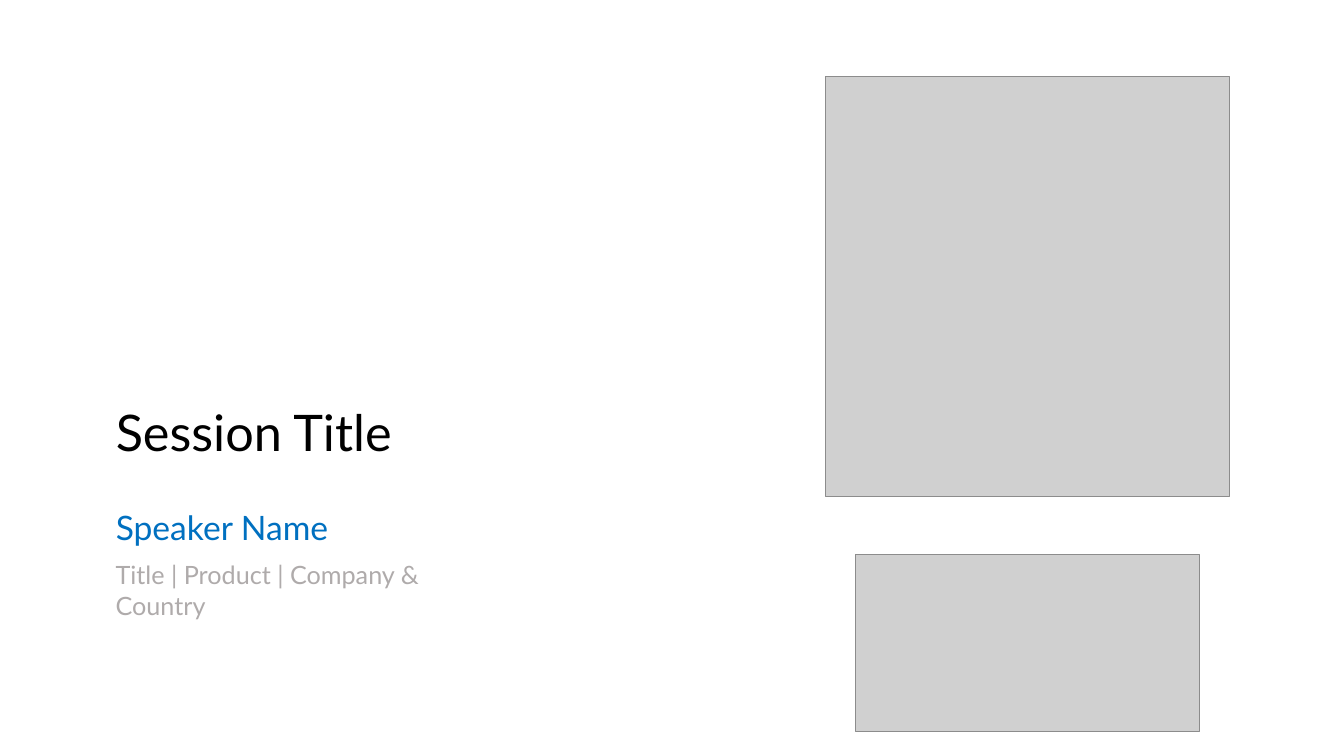
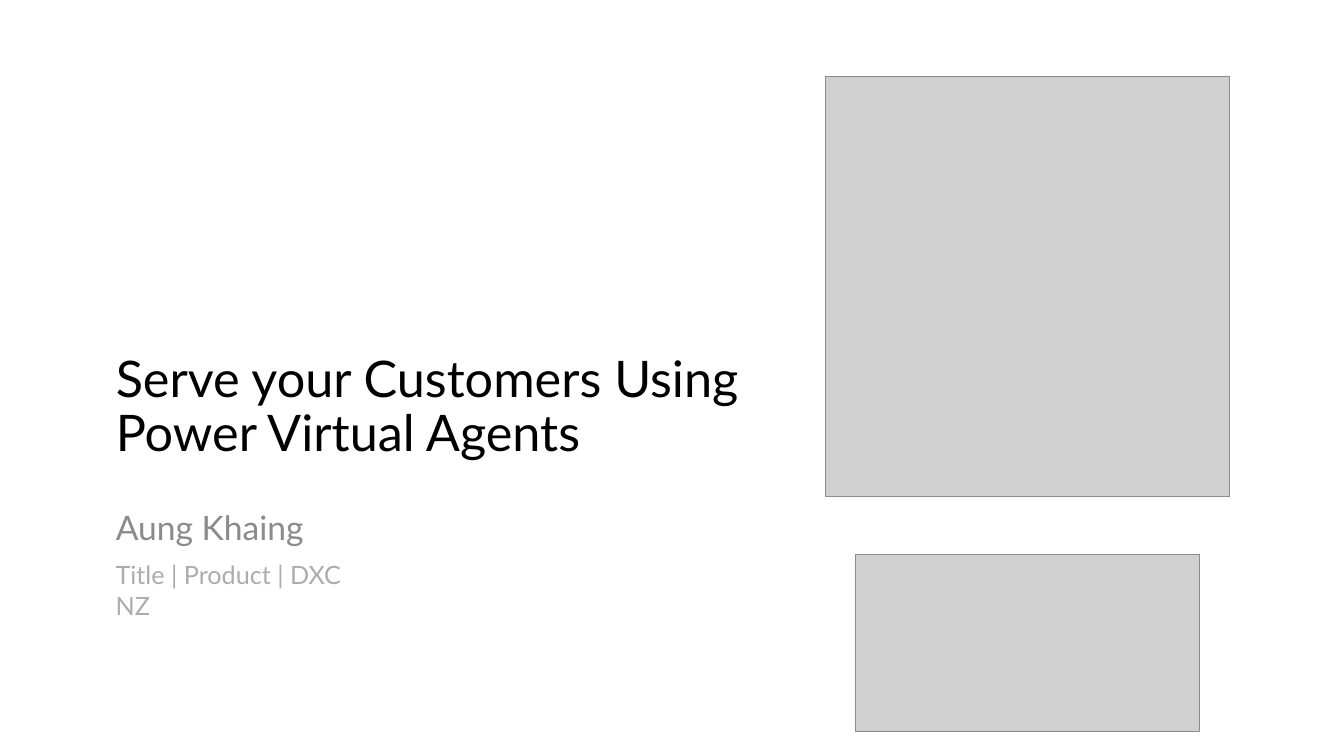
Before and after one commit to ramimounla/GlobalPowerPlatformBootcamp, a slide deck: slide 1 of Slides/Aung Khaing - Serve your customers using power virtual agents - 300 GPPB Wellington.pptx. Drawn at 1344x756 pixels with LibreOffice and Linux fonts; fonts in the diff are those of the drawing; grey boxes stand for pictures. Boxes give left, top, right and bottom in pixels: in the first picture for what was removed or moved away, otherwise in the second. Text is boxed around its words. In the diff, an @@ line names an element or a change of style, - is before the commit and + after.

```diff
--- a/Slides/Aung Khaing - Serve your customers using power virtual agents - 300 GPPB Wellington.pptx
+++ b/Slides/Aung Khaing - Serve your customers using power virtual agents - 300 GPPB Wellington.pptx
@@ title at bbox=[116, 360, 738, 460]: text changed @@
-Session Title
+Serve your Customers Using Power Virtual Agents
@@ text at bbox=[116, 515, 304, 546]: text changed; text colour #0070C0 to #8C8C8C @@
-Speaker Name
+Aung Khaing
@@ text at bbox=[116, 565, 341, 615]: text changed @@
-Title | Product | Company & Country
+Title | Product | DXC NZ
```
Also in this commit, not shown: 5 other files.
